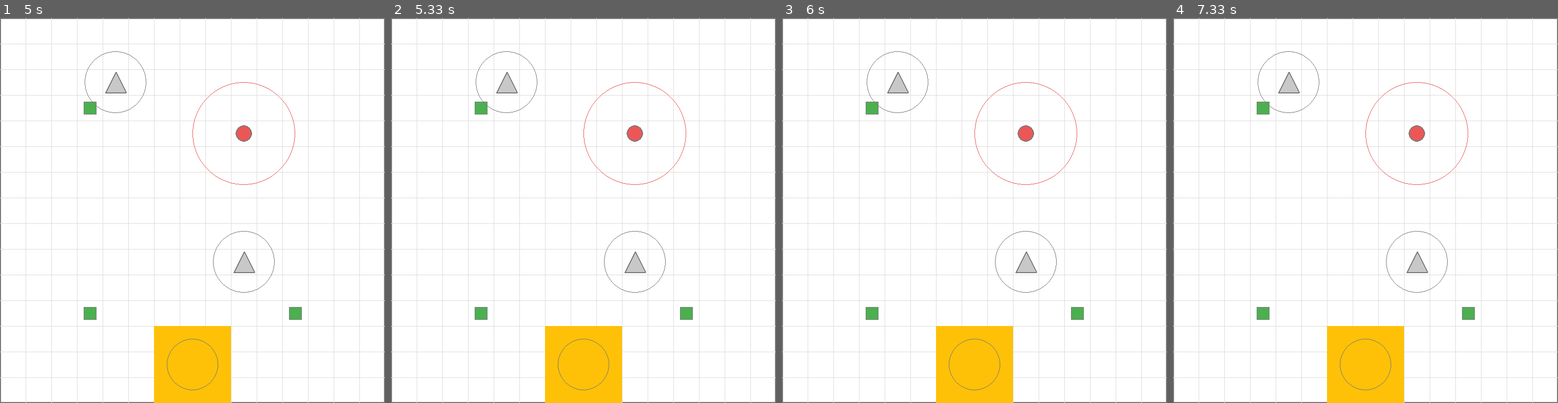
Above: before the commit, frames 1-4 (left to right).
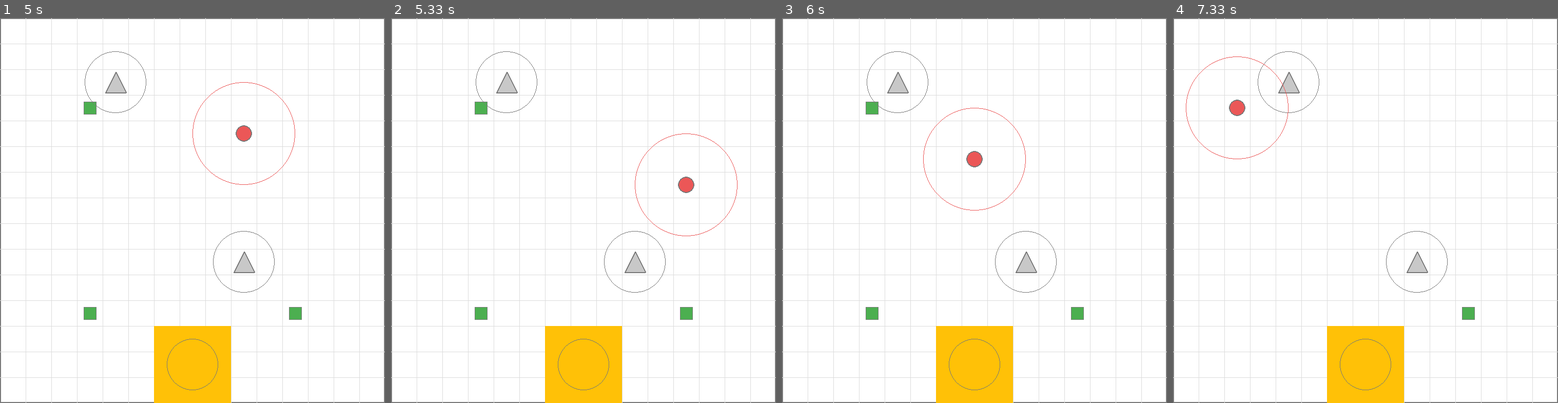
Above: after the commit, the same moments.

Repository: boannas/Senior_thesis
Game: pygame game, started from run_gridworld.py
Same seed, same stepped clock (60 frames per second), same inputs: the game is played once before the commit and once after it.
Inputs:
- Up to frame 1 (5 s): hold Right 0.33-0.8 s; hold Up 0.83-1.13 s; hold W 0.83-1.13 s; tap Space at 0.9, 1.23, 1.53, 1.73, 2.03, 2.3, 2.63, 2.93, 3.07, 3.47, 3.77, 4.13, 4.53, 4.83 s; tap I at 0.98, 2.38, 3.55 s; hold Right 1.17-1.63 s; hold D 1.17-1.63 s; tap K at 1.32, 2.72, 4.22 s; hold Left 1.67-2.2 s; hold A 1.67-2.2 s; hold Down 2.23-2.53 s; hold S 2.23-2.53 s; hold Left 2.57-2.97 s; hold A 2.57-2.97 s; hold Up 3-3.37 s; hold W 3-3.37 s; hold Right 3.4-4.03 s; hold D 3.4-4.03 s; hold Down 4.07-4.43 s; hold S 4.07-4.43 s; hold Left 4.47-4.93 s; hold A 4.47-4.93 s; hold Right from 4.97 s (still down); hold D from 4.97 s (still down)
- Up to frame 2 (5.33 s): keep holding Right; keep holding D; tap Space at 5.03 s; tap I at 5.12 s
- Up to frame 3 (6 s): tap Space at 5.33, 5.53, 5.87 s; release Right at 5.43 s; release D at 5.43 s; hold Up 5.47-5.77 s; hold W 5.47-5.77 s; tap K at 5.62 s; hold Right from 5.8 s (still down); hold D from 5.8 s (still down)
- Up to frame 4 (7.33 s): tap Space at 6.17, 6.37, 6.67, 6.93, 7.27 s; release Right at 6.27 s; release D at 6.27 s; hold Left 6.3-6.83 s; hold A 6.3-6.83 s; tap I at 6.45 s; hold Down 6.87-7.17 s; hold S 6.87-7.17 s; tap K at 7.02 s; hold Left from 7.2 s (still down); hold A from 7.2 s (still down)

Frame 1 is identical in both runs. In frame 2, 0.5% of the frame differs, in the area x 50-90%, y 16-57%; in frame 3, 0.5%; in frame 4, 0.7%, in the area x 3-77%, y 10-79%.

Commit message:
add hormone

Diff:
--- a/core/agents.py
+++ b/core/agents.py
@@ -48,7 +48,7 @@
         if self.is_alive():
             self.x = max(0, min(self.grid_w - 1, self.x + dx))
             self.y = max(0, min(self.grid_h - 1, self.y + dy))
-            self.energy -= 1  # Decrease energy on movement
+            # self.energy -= 1  # Decrease energy on movement
             print(f"{self.agent_type.capitalize()} moved to ({self.x}, {self.y}). Energy: {self.energy}")
         else:
             print(f"{self.agent_type.capitalize()} is not alive and cannot move.")
--- a/test_script/Equilibrium_live.py
+++ /dev/null
@@ -1,258 +0,0 @@
-"""
-Side-by-side population dynamics in Pygame.
-Supports two birth modes:
-  - "global": environment-level spawns (Poisson rate per second)
-  - "per_agent": each agent reproduces independently (per-second chance)
-"""
-import math
-import random
-import pygame
-from dataclasses import dataclass, field
-
-# ------------------ Config ------------------
-SEED = 42
-FPS  = 60
-DT   = 20 / FPS                 # fixed-step seconds per tick
-
-# Canvas
-W, H = 1200, 720
-MARGIN = 40
-PANEL_W = 500
-PANEL_H = 520
-GAP = 40
-
-# Panels (edit here)
-LEFT_CFG = dict(
-    name="Blue",
-    color=(70, 130, 180),
-    birth_mode="global",   # "global" or "per_agent"
-    env_birth_rate=1.0,    # expected new agents per second (if global)
-    birth_rate=1.00,       # per-agent births/sec (if per_agent)
-    death_rate=0.10,       # per-agent deaths/sec
-    start_n=1
-)
-RIGHT_CFG = dict(
-    name="Orange",
-    color=(255, 160, 50),
-    birth_mode="global",
-    env_birth_rate=0.8,
-    birth_rate=0.80,
-    death_rate=0.02,
-    start_n=1
-)
-
-# Motion
-SPEED_MIN, SPEED_MAX = 20.0, 60.0    # px/s
-JITTER = 30.0                        # random heading jitter (deg/s)
-RADIUS = 16
-
-BG      = (28, 31, 36)
-PANELBG = (245, 245, 245)
-PANELBD = (210, 210, 210)
-TEXT    = (245, 235, 120)
-
-random.seed(SEED)
-
-# ------------------ Helpers ------------------
-def rate_to_step_prob(rate_per_sec: float, dt: float) -> float:
-    """Convert continuous-time Poisson rate λ to per-step event probability."""
-    return 1.0 - math.exp(-max(rate_per_sec, 0.0) * dt)
-
-def sample_poisson(lmbda: float) -> int:
-    """Knuth's algorithm to sample k ~ Poisson(lambda) without numpy."""
-    if lmbda <= 0:
-        return 0
-    L = math.exp(-lmbda)
-    k, p = 0, 1.0
-    while p > L:
-        k += 1
-        p *= random.random()
-    return k - 1
-
-def clamp(v, lo, hi):
-    return max(lo, min(hi, v))
-
-# ------------------ Model ------------------
-@dataclass
-class Agent:
-    x: float
-    y: float
-    vx: float
-    vy: float
-    age: float = 0.0
-
-    @staticmethod
-    def random(panel_rect):
-        x = random.uniform(panel_rect.left + RADIUS, panel_rect.right - RADIUS)
-        y = random.uniform(panel_rect.top + RADIUS,  panel_rect.bottom - RADIUS)
-        speed = random.uniform(SPEED_MIN, SPEED_MAX)
-        ang = random.uniform(0, 2*math.pi)
-        return Agent(x, y, speed*math.cos(ang), speed*math.sin(ang))
-
-    def step_motion(self, rect, dt):
-        # heading jitter
-        ang = math.atan2(self.vy, self.vx)
-        ang += math.radians(random.uniform(-JITTER, JITTER) * dt)
-        speed = (self.vx**2 + self.vy**2) ** 0.5
-        self.vx, self.vy = speed*math.cos(ang), speed*math.sin(ang)
-
-        # move
-        self.x += self.vx * dt
-        self.y += self.vy * dt
-
-        # bounce on panel edges
-        if self.x < rect.left + RADIUS:  self.x = rect.left + RADIUS;  self.vx = abs(self.vx)
-        if self.x > rect.right - RADIUS: self.x = rect.right - RADIUS; self.vx = -abs(self.vx)
-        if self.y < rect.top + RADIUS:   self.y = rect.top + RADIUS;   self.vy = abs(self.vy)
-        if self.y > rect.bottom - RADIUS:self.y = rect.bottom - RADIUS;self.vy = -abs(self.vy)
-
-        self.age += dt
-
-@dataclass
-class Population:
-    rect: pygame.Rect
-    color: tuple
-    birth_rate: float                 # per-agent births/sec (used if per_agent)
-    death_rate: float                 # per-agent deaths/sec
-    birth_mode: str = "per_agent"     # "per_agent" or "global"
-    env_birth_rate: float = 0.0       # expected spawns/sec if global mode
-    agents: list[Agent] = field(default_factory=list)
-
-    def reset(self, n: int):
-        self.agents = [Agent.random(self.rect) for _ in range(n)]
-
-    def step(self, dt):
-        # motion & aging
-        for a in self.agents:
-            a.step_motion(self.rect, dt)
-
-        # per-agent death
-        p_death = rate_to_step_prob(self.death_rate, dt)
-        survivors: list[Agent] = [a for a in self.agents if random.random() >= p_death]
-
-        newborns: list[Agent] = []
-
-        if self.birth_mode == "per_agent":
-            # per-agent reproduction near parent
-            p_birth = rate_to_step_prob(self.birth_rate, dt)
-            for a in survivors:
-                if random.random() < p_birth:
-                    jitter = 2 * RADIUS
-                    nx = clamp(a.x + random.uniform(-jitter, jitter), self.rect.left+RADIUS, self.rect.right-RADIUS)
-                    ny = clamp(a.y + random.uniform(-jitter, jitter), self.rect.top +RADIUS, self.rect.bottom-RADIUS)
-                    speed = random.uniform(SPEED_MIN, SPEED_MAX)
-                    ang = random.uniform(0, 2*math.pi)
-                    newborns.append(Agent(nx, ny, speed*math.cos(ang), speed*math.sin(ang)))
-        else:
-            # GLOBAL SPAWNS: k ~ Poisson(env_birth_rate * dt), anywhere in panel
-            k = sample_poisson(self.env_birth_rate * dt)
-            for _ in range(k):
-                newborns.append(Agent.random(self.rect))
-
-        self.agents = survivors + newborns
-
-    def stats(self):
-        n = len(self.agents)
-        avg_age = sum(a.age for a in self.agents)/n if n else 0.0
-        birth_txt = (f"{int(self.birth_rate*100)}%" if self.birth_mode=="per_agent"
-                     else f"{self.env_birth_rate:.2f}/s")
-        return n, avg_age, birth_txt
-
-# ------------------ View ------------------
-def draw_panel(surface, rect, pop: Population, title_text, font):
-    pygame.draw.rect(surface, PANELBG, rect, border_radius=22)
-    pygame.draw.rect(surface, PANELBD, rect, width=2, border_radius=22)
-
-    # agents
-    for a in pop.agents:
-        pygame.draw.circle(surface, pop.color, (int(a.x), int(a.y)), RADIUS)
-        pygame.draw.circle(surface, (0,0,0), (int(a.x), int(a.y)), RADIUS, width=1)
-
-    # stats text
-    n, avg_age, birth_txt = pop.stats()
-    lines = [
-        f"Total: {n}",
-        f"Average: {avg_age:.1f}",
-        f"Birth: {birth_txt}",
-        f"Death chance: {int(pop.death_rate*100)}%",
-    ]
-    text_x = rect.left
-    text_y = rect.top - 110
-    for i, line in enumerate(lines):
-        surf = font.render(line, True, TEXT)
-        surface.blit(surf, (text_x, text_y + i*26))
-
-# ------------------ App ------------------
-def main():
-    random.seed(SEED)
-    pygame.init()
-    screen = pygame.display.set_mode((W, H))
-    clock = pygame.time.Clock()
-    font = pygame.font.SysFont("arial", 22, bold=True)
-
-    # Layout two panels
-    left_rect  = pygame.Rect(MARGIN, MARGIN+120, PANEL_W, PANEL_H)
-    right_rect = pygame.Rect(MARGIN + PANEL_W + GAP, MARGIN+120, PANEL_W, PANEL_H)
-
-    # Populations
-    left  = Population(left_rect,
-                       LEFT_CFG["color"],
-                       LEFT_CFG["birth_rate"],
-                       LEFT_CFG["death_rate"],
-                       birth_mode=LEFT_CFG["birth_mode"],
-                       env_birth_rate=LEFT_CFG["env_birth_rate"])
-    right = Population(right_rect,
-                       RIGHT_CFG["color"],
-                       RIGHT_CFG["birth_rate"],
-                       RIGHT_CFG["death_rate"],
-                       birth_mode=RIGHT_CFG["birth_mode"],
-                       env_birth_rate=RIGHT_CFG["env_birth_rate"])
-    left.reset(LEFT_CFG["start_n"])
-    right.reset(RIGHT_CFG["start_n"])
-
-    paused = False
-    t = 0.0
-
-    while True:
-        # ---- events ----
-        for e in pygame.event.get():
-            if e.type == pygame.QUIT:
-                pygame.quit(); return
-            if e.type == pygame.KEYDOWN:
-                if e.key == pygame.K_ESCAPE:
-                    pygame.quit(); return
-                if e.key == pygame.K_SPACE:
-                    paused = not paused
-                if e.key == pygame.K_r:
-                    left.reset(LEFT_CFG["start_n"])
-                    right.reset(RIGHT_CFG["start_n"])
-                    t = 0.0
-
-        # ---- update ----
-        if not paused:
-            left.step(DT)
-            right.step(DT)
-            t += DT
-
-        # ---- render ----
-        screen.fill(BG)
-        draw_panel(screen, left_rect,  left,  LEFT_CFG["name"],   font)
-        draw_panel(screen, right_rect, right, RIGHT_CFG["name"], font)
-
-        # headers
-        hdr_left  = font.render(LEFT_CFG["name"], True, TEXT)
-        hdr_right = font.render(RIGHT_CFG["name"], True, TEXT)
-        screen.blit(hdr_left,  (left_rect.left,  left_rect.top - 140))
-        screen.blit(hdr_right, (right_rect.left, right_rect.top - 140))
-
-        # footer
-        foot = font.render(f"t = {int(t)} s",
-                           True, (220,220,220))
-        # screen.blit(foot, (MARGIN, H - 40))
-
-        # pygame.display.set_caption("Population Dynamics: Global vs Per-Agent Births")
-        pygame.display.flip()
-        clock.tick(FPS)
-
-if __name__ == "__main__":
-    main()
--- /dev/null
+++ b/test_script/hormone.py
@@ -0,0 +1,76 @@
+import numpy as np
+import matplotlib.pyplot as plt
+"""
+===========================================================
+Hormonal Signal Generators and Pair-Bonding Dynamics
+===========================================================
+    Reference source: DOI: 10.1016/j.robot.2024.104687
+Human–robot pair-bonding from a neuroendocrine perspective:
+Modeling the effect of oxytocin, arginine vasopressin,
+and dopamine on the social behavior of an autonomous robot
+"""
+
+def hormonal_generator_signal(total_hours=24, dt=1.0, amplitude=0.3, phase_shift=0):
+    """
+    Circadian hormonal signal generator.
+    Parameters:
+    - total_hours: Total duration for the signal in hours.
+    - dt: Time step in hours.
+    - amplitude: Amplitude of the hormonal signal.
+    - phase_shift: Phase shift of the hormonal signal.
+    Returns:
+    - t: Time array.
+    - signal: Hormonal signal array. (Clipped between 0.1 and 1.0)
+    """
+    t = np.arange(0, total_hours, dt)
+    signal = 0.05 + amplitude * np.cos(2 * np.pi * (t - phase_shift) / 24)
+    signal = np.clip(signal, 0.1, 1.0, out=signal)
+    return t, signal
+
+def pair_bonding_hormones(t, OT, AVP, dr = 0.01):
+    """
+    Pair bonding hormone dynamics influenced by Oxytocin (OT) and Vasopressin (AVP).
+    Parameters:
+    - t: Time array.
+    - OT: Oxytocin signal array.
+    - AVP: Vasopressin signal array.
+    - dr: Decay rate of the pair bonding hormone.
+    Returns:
+    - PB: Pair bonding hormone array. (Clipped between 0 and 100)
+    """
+    PB = np.zeros_like(t)
+    PB[0] = 50
+    for i in range(1, len(t)):
+        PB[i] = PB[i-1] + 0.2 * OT[i] - 0.2 * AVP[i] - dr
+    PB = np.clip(PB, 0, 100, out=PB)
+    return PB
+
+
+# Generate hormonal signals
+n_days = 10
+t, DA  = hormonal_generator_signal(24 * n_days, dt=1.0 / 60, amplitude=0.3, phase_shift=20)
+_, OT  = hormonal_generator_signal(24 * n_days, dt=1.0 / 60, amplitude=0.3, phase_shift=10)
+_, AVP = hormonal_generator_signal(24 * n_days, dt=1.0 / 60, amplitude=0.3, phase_shift=10)
+
+# Compute pair bonding hormone dynamics
+PB = pair_bonding_hormones(t, OT, AVP)
+
+# Plotting the results
+plt.figure(figsize=(14, 4))
+plt.plot(t, PB, label='Pair Bonding Hormone', color='purple')
+plt.xlabel("Time (hours)")
+plt.ylabel("Amplitude")
+plt.title("Pair Bonding Hormone")
+plt.legend()
+plt.grid()
+
+plt.figure(figsize=(14, 4))
+plt.plot(t, DA, label='Dopamine')
+plt.plot(t, OT, label='Oxytocin')
+plt.plot(t, AVP, label='Vasopressin')
+plt.xlabel("Time (hours)")
+plt.ylabel("Amplitude")
+plt.title("Hormonal Signals")
+plt.legend()
+plt.grid()
+plt.show()
--- /dev/null
+++ b/test_script/physiological.py
@@ -0,0 +1,26 @@
+import test_script.hormone as hormone
+import numpy as np
+import matplotlib.pyplot as plt
+
+# Generate hormonal signals
+n_days = 10
+t, DA  = hormone.hormonal_generator_signal(24 * n_days, dt=1.0 / 60, amplitude=0.3, phase_shift=20)
+_, OT  = hormone.hormonal_generator_signal(24 * n_days, dt=1.0 / 60, amplitude=0.3, phase_shift=10)
+_, AVP = hormone.hormonal_generator_signal(24 * n_days, dt=1.0 / 60, amplitude=0.3, phase_shift=10)
+
+# Compute pair bonding hormone dynamics
+PB = hormone.pair_bonding_hormones(t, OT, AVP)
+
+wakefullness = 5.0
+social_need = 0.0
+entertainment = 0.0
+pair_bonding = 50.0
+User_rejection = 50.0
+
+def physiological_states(DA, OT, AVP, PB):
+    wakefullness = np.clip(100 * DA, 0, 100)
+    social_need = np.clip(100 * OT - 50, 0, 100)
+    entertainment = np.clip(100 * AVP - 50, 0, 100)
+    pair_bonding = PB
+    User_rejection = np.clip(100 - PB, 0, 100)
+    return wakefullness, social_need, entertainment, pair_bonding, User_rejection
